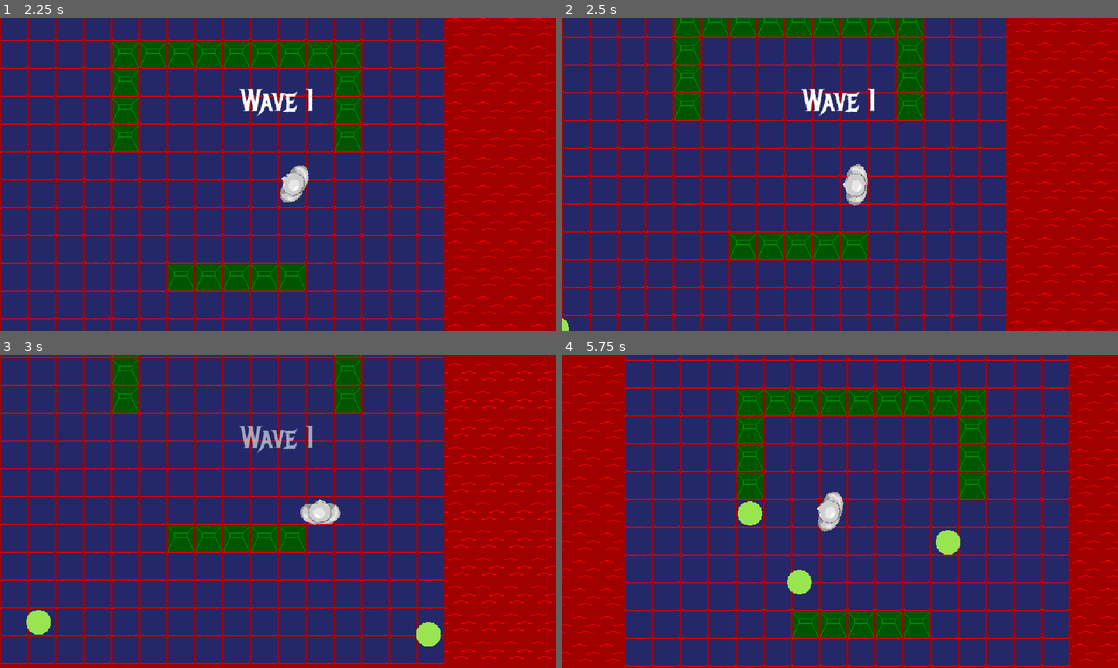
Above: before the commit, frames 1-4 (two rows, left to right).
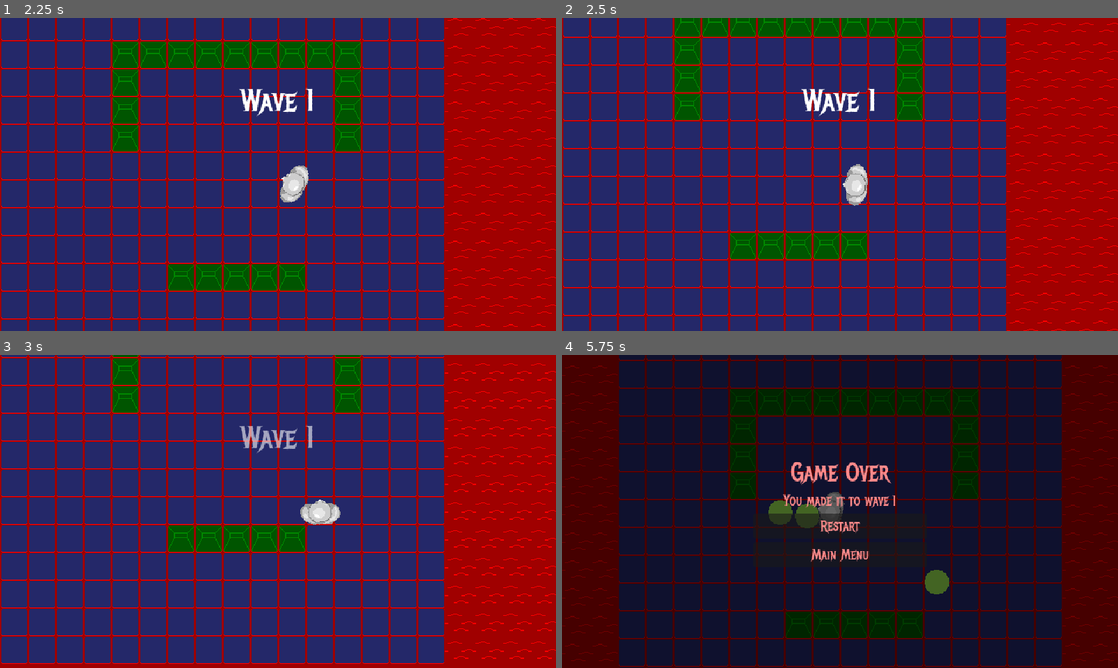
Above: after the commit, the same moments.

Repository: Burger-Bois/LD54-Godot-Team
Game: Godot game, scene res://scenes/main.tscn
Same seed, same stepped clock (60 frames per second), same inputs: the game is played once before the commit and once after it. Sound files missing from this copy of the repository are replaced by a short silence.
Inputs (mouse positions are in pixels of both pictures, inside the frame that each line leads up to):
- Up to frame 1 (2.25 s): click "Start" at 0.5 s; tap Enter at 1.25 s; move the mouse to (400, 158) at 1.27 s; hold D (right) 1.28-2.03 s; hold Right mouse button (aim) 1.28-2.03 s; move the mouse to (166, 190) at 2.02 s; hold S (down) from 2.03 s (still down); click (166, 190) at 2.1 s
- Up to frame 2 (2.5 s): keep holding S (down)
- Up to frame 3 (3 s): move the mouse to (333, 442) at 2.77 s; release S (down) at 2.78 s; hold D (right) from 2.78 s (still down); tap E (interact) at 2.85 s
- Up to frame 4 (5.75 s): move the mouse to (812, 574) at 3.52 s; release D (right) at 3.53 s; hold W (up) 3.53-4.28 s; right-click (812, 574) at 3.6 s; move the mouse to (1006, 558) at 4.27 s; press the mouse at (1006, 558) at 4.28 s; hold A (left) from 4.28 s (still down); move the mouse to (673, 464) at 5.02 s; release the mouse at (673, 464) at 5.03 s; tap E (interact) at 5.1 s

Frame 1 is identical in both runs. In frame 2, less than 0.1% of the frame differs, in the area x 0-2%, y 96-100%; in frame 3, 0.6%; in frame 4, 100%, in the area x 0-100%, y 0-100%.

Commit message:
fix enemy pathing corner bug

Diff:
--- a/scenes/level.tscn
+++ b/scenes/level.tscn
@@ -10,10 +10,10 @@
 [ext_resource type="PackedScene" uid="uid://qylfmg2m6v0o" path="res://scenes/spawner_path.tscn" id="6_dvq5o"]
 [ext_resource type="PackedScene" uid="uid://3dv5ykimq4tw" path="res://scenes/obstacle_manager.tscn" id="9_hw2va"]
 
-[sub_resource type="NavigationPolygon" id="NavigationPolygon_gmi7p"]
-vertices = PackedVector2Array(-16, -16, 16, -16, 16, 16, -16, 16)
-polygons = Array[PackedInt32Array]([PackedInt32Array(0, 1, 2, 3)])
-outlines = Array[PackedVector2Array]([PackedVector2Array(-16, -16, 16, -16, 16, 16, -16, 16)])
+[sub_resource type="NavigationPolygon" id="NavigationPolygon_v1x6a"]
+vertices = PackedVector2Array(-8, -16, 8, -16, 16, -8, 16, 8, 8, 16, -8, 16, -16, 8, -16, -8)
+polygons = Array[PackedInt32Array]([PackedInt32Array(0, 1, 2, 3, 4, 5, 6, 7)])
+outlines = Array[PackedVector2Array]([PackedVector2Array(-8, -16, 8, -16, 16, -8, 16, 8, 8, 16, -8, 16, -16, 8, -16, -8)])
 
 [sub_resource type="TileSetAtlasSource" id="TileSetAtlasSource_21088"]
 texture = ExtResource("1_x14sm")
@@ -24,12 +24,12 @@
 0:0/0/physics_layer_0/polygon_0/points = PackedVector2Array(-16, -16, 16, -16, 16, 16, -16, 16)
 0:0/0/physics_layer_1/linear_velocity = Vector2(0, 0)
 0:0/0/physics_layer_1/angular_velocity = 0.0
-0:0/0/navigation_layer_0/polygon = SubResource("NavigationPolygon_gmi7p")
+0:0/0/navigation_layer_0/polygon = SubResource("NavigationPolygon_v1x6a")
 
-[sub_resource type="NavigationPolygon" id="NavigationPolygon_5a8ac"]
-vertices = PackedVector2Array(-16, -16, 16, -16, 16, 16, -16, 16)
-polygons = Array[PackedInt32Array]([PackedInt32Array(0, 1, 2, 3)])
-outlines = Array[PackedVector2Array]([PackedVector2Array(-16, -16, 16, -16, 16, 16, -16, 16)])
+[sub_resource type="NavigationPolygon" id="NavigationPolygon_8pyj8"]
+vertices = PackedVector2Array(-8, -16, 8, -16, 16, -8, 16, 8, 8, 16, -8, 16, -16, 8, -16, -8)
+polygons = Array[PackedInt32Array]([PackedInt32Array(0, 1, 2, 3, 4, 5, 6, 7)])
+outlines = Array[PackedVector2Array]([PackedVector2Array(-8, -16, 8, -16, 16, -8, 16, 8, 8, 16, -8, 16, -16, 8, -16, -8)])
 
 [sub_resource type="TileSetAtlasSource" id="TileSetAtlasSource_o5e31"]
 texture = ExtResource("2_a3ue1")
@@ -39,7 +39,7 @@
 0:0/0/physics_layer_0/angular_velocity = 0.0
 0:0/0/physics_layer_1/linear_velocity = Vector2(0, 0)
 0:0/0/physics_layer_1/angular_velocity = 0.0
-0:0/0/navigation_layer_0/polygon = SubResource("NavigationPolygon_5a8ac")
+0:0/0/navigation_layer_0/polygon = SubResource("NavigationPolygon_8pyj8")
 
 [sub_resource type="NavigationPolygon" id="NavigationPolygon_vhcuo"]
 
